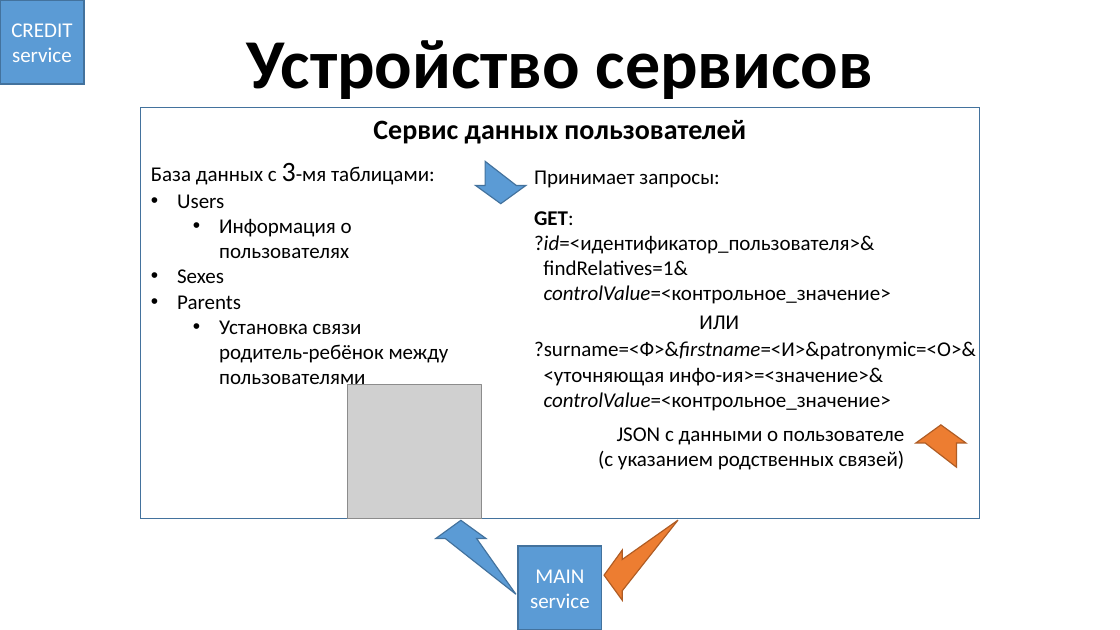
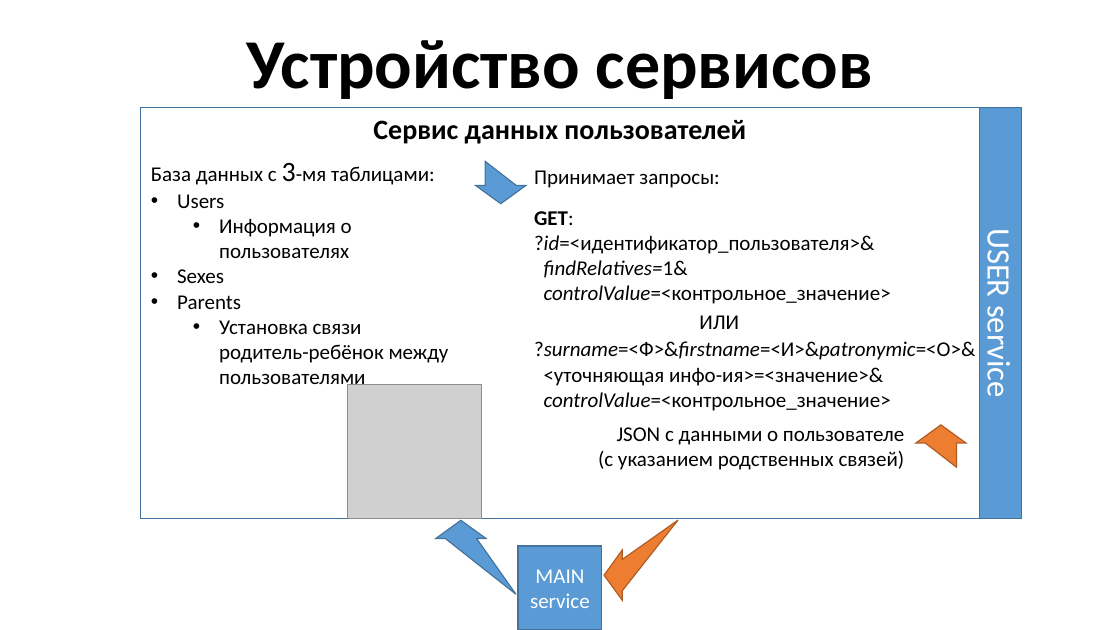
Before and after one commit to YoungTeurus/CreditAndUserServices, a slide deck: slide 8 of docs/Java 3 - presentation (without animation).pptx. Drawn at 1120x630 pixels with LibreOffice and Linux fonts; fonts in the diff are those of the drawing; grey boxes stand for pictures. Boxes give left, top, right and bottom in pixels: in the first picture for what was removed or moved away, otherwise in the second. Text is boxed around its words. In the diff, an @@ line names an element or a change of style, - is before the commit and + after.

```diff
--- a/docs/Java 3 - presentation (without animation).pptx
+++ b/docs/Java 3 - presentation (without animation).pptx
@@ rectangle removed at [0, 0, 84, 84] @@
-CREDIT
-service
@@ rectangle added at [979, 107, 1022, 519], fill #5B9BD5, outline #43739E 1 pt, 28 pt, text #FFFFFF @@
+USER service
@@ text at [544, 260, 688, 278]: italic on in "findRelatives=1&" @@
@@ text at [534, 341, 975, 360]: italic on in "?surname=<Ф>&firstname=<И>&patronymic=<О>&" @@
```
Also in this commit, not shown: 8 other slides changed, 3 slides added, 2 other files.
